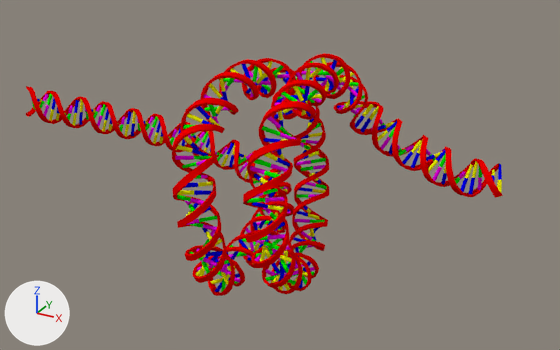
A saved change to the Blender file DNACartoon.blend.
Before and after are seen from a 50 mm lens placed at (29.3, -34.3, 18.3), pointed at (9.7, 1.3, 0.5). Arrows for +X, +Y and +Z are at lower left; the lights stay in place.

Names of what the first picture shows: 'Helix.001'.
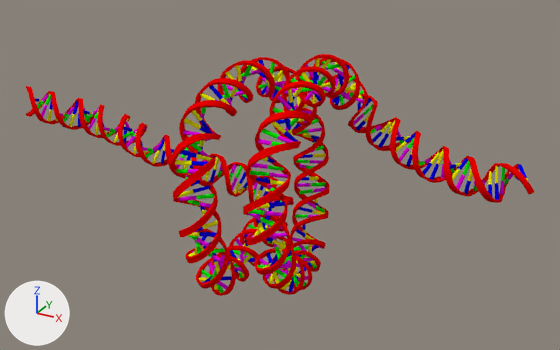
Pixel boxes [x1, y1, x2, y2] of what changed, in the pictures (560 x 350 px):
'Helix.001', reshaped (6% wider)
    before: [26, 53, 503, 296]
    after: [26, 54, 534, 296]

What changed in the scene script:
```text
Change cu_beziercurve:
    remove _sp.bezier_points.foreach_set('co', [-6.327, -0.271, 1.316, 3.854, 1.959, -1.573, 4.292, -2.127, -1.928, 4.11, -2.971, 2.055, 4.418, 1.235, 2.916, 5.386, 1.303, -1.623, 6.232, -2.911, 0.562, 6.048, -0.206, 3.469, 6.028, 2.482, 2.434, 11.19, 2.531, 0.666])
    remove _sp.bezier_points.foreach_set('handle_left', [-7.022, -0.297, 1.441, 2.071, 6.256, -0.979, 4.116, -1.227, -2.22, 4.531, -3.775, 1.116, 4.235, -0.255, 4.068, 4.719, 3.055, -0.0833, 6.27, -2.738, -1.182, 6.262, -1.937, 3.293, 6.15, 1.159, 3.577, 9.858, 1.394, 0.555])
    remove _sp.bezier_points.foreach_set('handle_right', [-5.631, -0.246, 1.191, 4.234, 1.042, -1.7, 4.469, -3.027, -1.635, 3.688, -2.166, 2.994, 4.601, 2.726, 1.764, 6.052, -0.449, -3.163, 6.193, -3.083, 2.306, 5.834, 1.524, 3.645, 5.906, 3.804, 1.29, 12.52, 3.668, 0.778])
    remove for _p, _l, _r in zip(_sp.bezier_points, ['ALIGNED', 'ALIGNED', 'ALIGNED', 'ALIGNED', 'ALIGNED', 'ALIGNED', 'ALIGNED', 'ALIGNED', 'ALIGNED', 'ALIGNED'], ['ALIGNED', 'ALIGNED', 'ALIGNED', 'ALIGNED', 'ALIGNED', 'ALIGNED', 'ALIGNED', 'ALIGNED', 'ALIGNED', 'ALIGNED']): _p.handle_left_type = _l; _p.handle_right_type = _r
    _sp: cu_beziercurve.splines.new('BEZIER'); _sp.bezier_points.add(9) -> cu_beziercurve.splines.new('BEZIER'); _sp.bezier_points.add(10)
    add _sp.bezier_points.foreach_set('co', [-6.327, -0.271, 1.316, -1.097, 0.969, 0.296, 3.854, 1.959, -1.573, 4.292, -2.127, -1.928, 4.11, -2.971, 2.055, 4.418, 1.235, 2.916, 5.386, 1.303, -1.623, 6.232, -2.911, 0.562, 6.048, -0.206, 3.469, 6.028, 2.482, 2.434, 11.19, 2.531, 0.666])
    add _sp.bezier_points.foreach_set('handle_left', [-7.022, -0.297, 1.441, -3.54, 1.676, 0.643, 3.339, 3.2, -1.402, 4.116, -1.227, -2.22, 4.531, -3.775, 1.116, 4.235, -0.255, 4.068, 4.719, 3.055, -0.0833, 6.27, -2.738, -1.182, 6.262, -1.937, 3.293, 6.15, 1.159, 3.577, 9.858, 1.394, 0.555])
    add _sp.bezier_points.foreach_set('handle_right', [-5.979, -0.258, 1.253, 1.346, 0.262, -0.0508, 4.234, 1.042, -1.7, 4.469, -3.027, -1.635, 3.688, -2.166, 2.994, 4.601, 2.726, 1.764, 6.052, -0.449, -3.163, 6.193, -3.083, 2.306, 5.834, 1.524, 3.645, 5.906, 3.804, 1.29, 12.52, 3.668, 0.778])
    add for _p, _l, _r in zip(_sp.bezier_points, ['ALIGNED', 'ALIGNED', 'ALIGNED', 'ALIGNED', 'ALIGNED', 'ALIGNED', 'ALIGNED', 'ALIGNED', 'ALIGNED', 'ALIGNED', 'ALIGNED'], ['ALIGNED', 'ALIGNED', 'ALIGNED', 'ALIGNED', 'ALIGNED', 'ALIGNED', 'ALIGNED', 'ALIGNED', 'ALIGNED', 'ALIGNED', 'ALIGNED']): _p.handle_left_type = _l; _p.handle_right_type = _r
```
